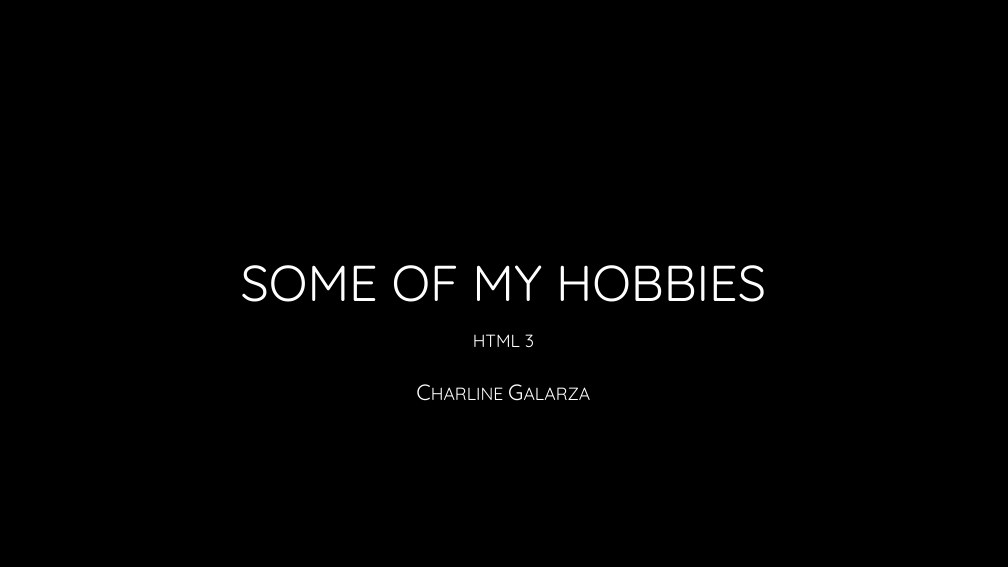
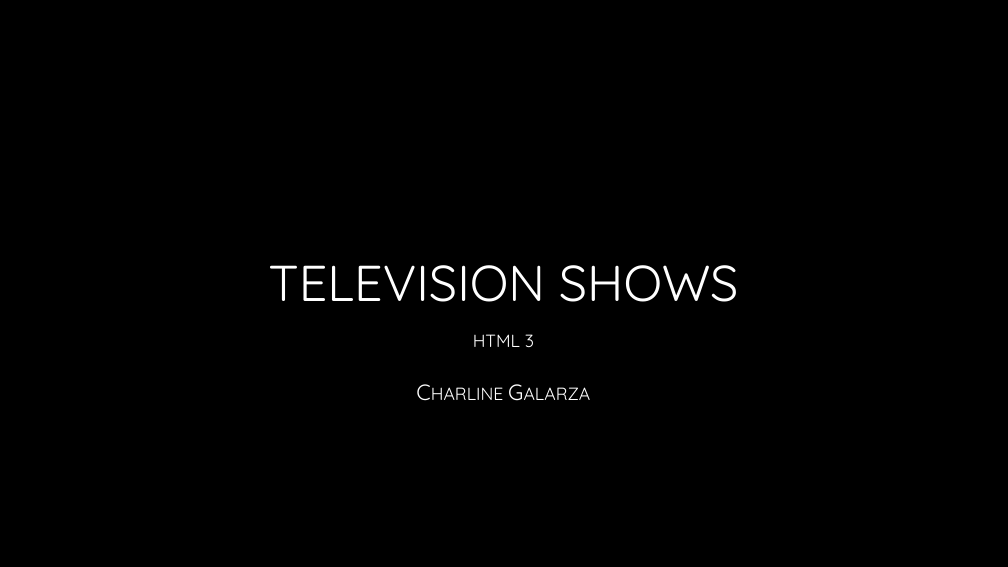
Before and after one commit to thecharla90/html3, a slide deck: slide 1 of assets/files/Presentation.pptx. Drawn at 1008x567 pixels with LibreOffice and Linux fonts; fonts in the diff are those of the drawing; background and template pictures are left out. Boxes give left, top, right and bottom in pixels: in the first picture for what was removed or moved away, otherwise in the second. Text is boxed around its words. In the diff, an @@ line names an element or a change of style, - is before the commit and + after.

```diff
--- a/assets/files/Presentation.pptx
+++ b/assets/files/Presentation.pptx
@@ title at <box>268,265,738,302</box>: text changed @@
-SOME OF MY HOBBIES
+TELEVISION SHOWS
```
Also in this commit, not shown: 6 slides added, 1 slide removed, 15 other files.
